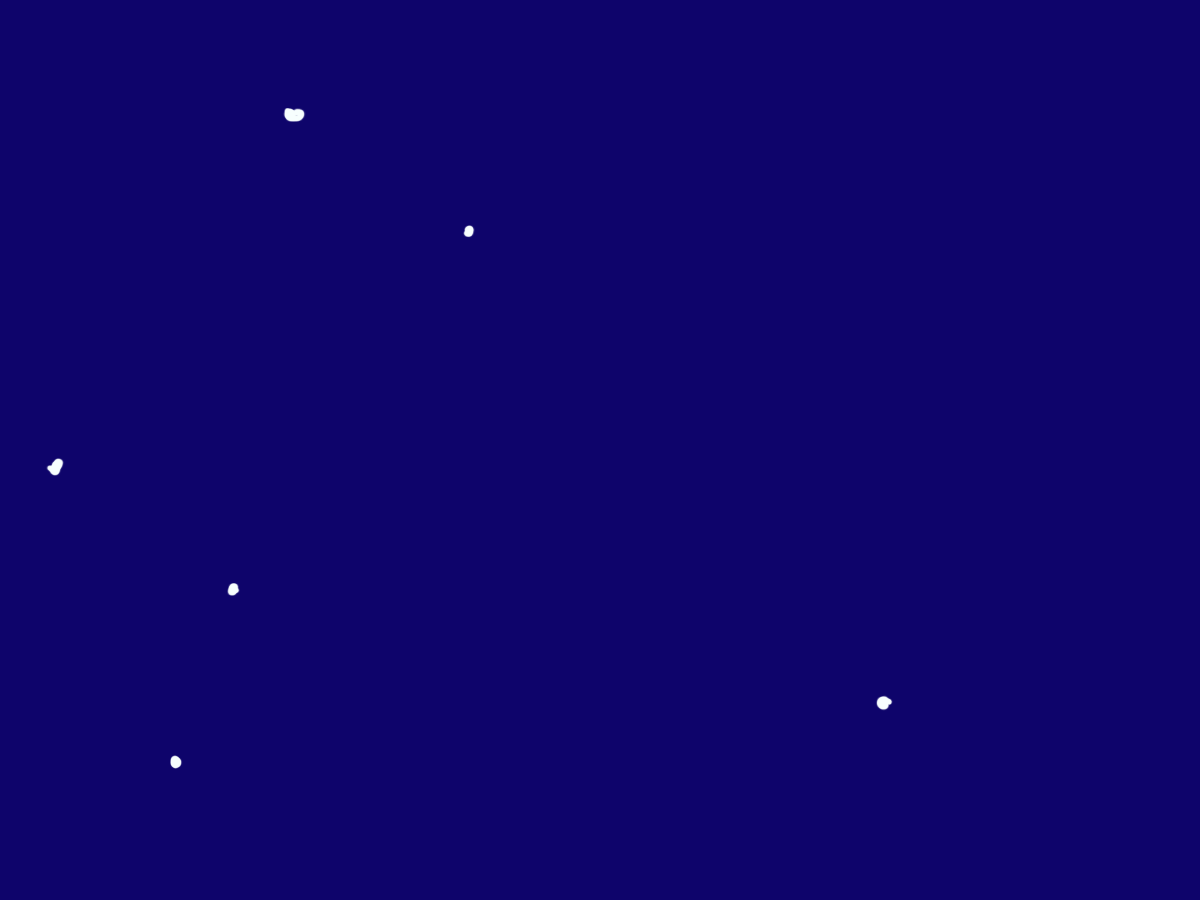
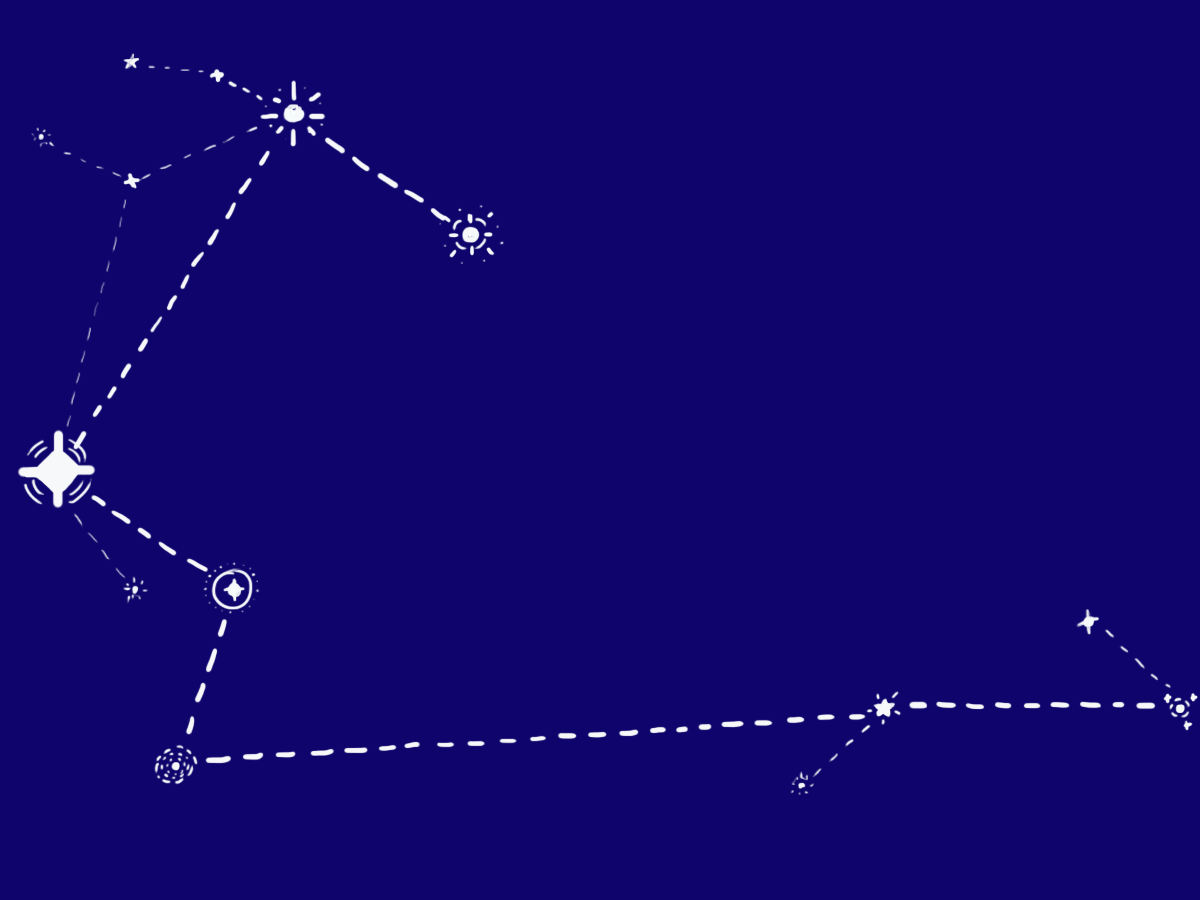
Layer changes from the first 1200x900 image to the second:
painted on "Calque 2" over [17, 80, 1198, 785]
painted on "Calque 1" over [31, 53, 1172, 795]
